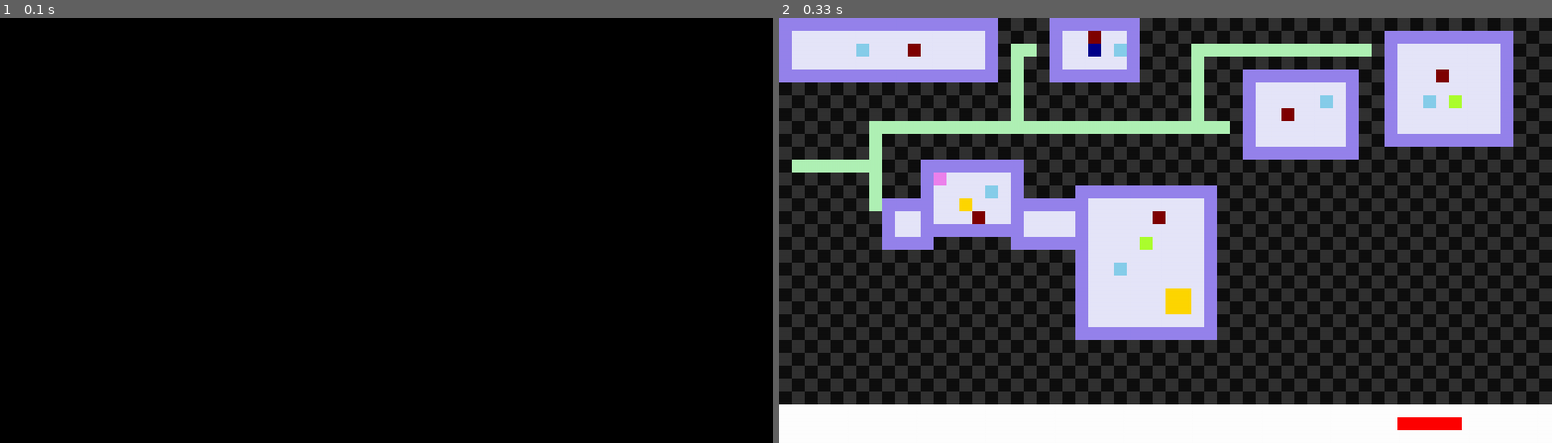
Above: before the commit, frames 1-2 (left to right).
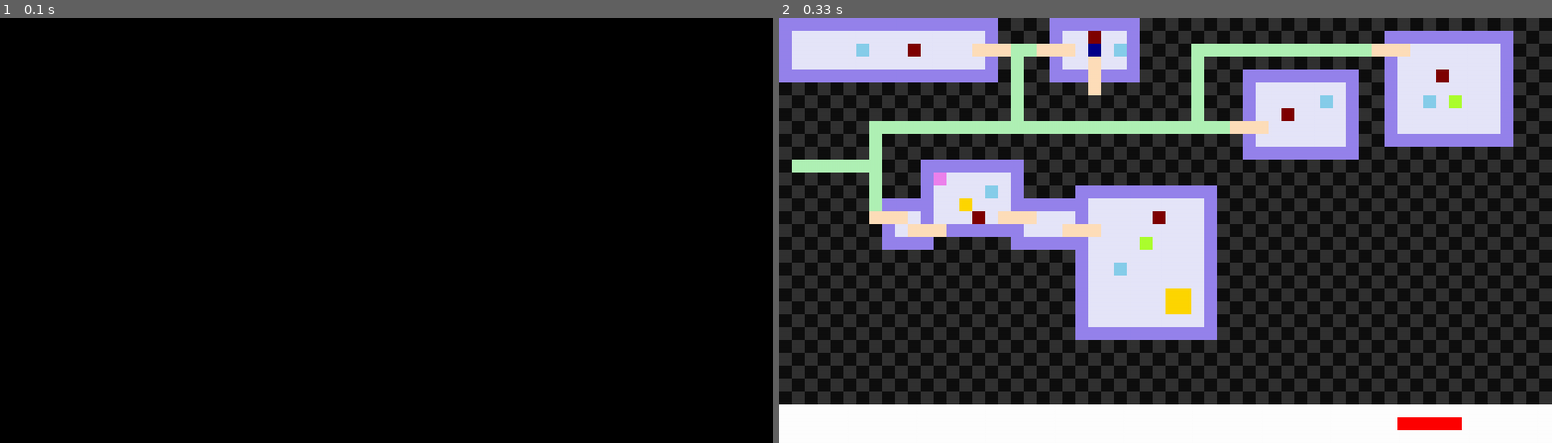
Above: after the commit, the same moments.

Repository: alice-ch/AP_Hackathon
Game: pygame game, started from main.py
Same seed, same stepped clock (60 frames per second), same inputs: the game is played once before the commit and once after it.
Inputs:
- Up to frame 1 (0.1 s): no input
- Up to frame 2 (0.33 s): no input

Frame 1 is identical in both runs. In frame 2, 1.4% of the frame differs, in the area x 11-82%, y 6-52%.

Commit message:
affichage portes

Diff:
--- a/main.py
+++ b/main.py
@@ -24,7 +24,7 @@
 ROOMS_LOCy = [0,0,14,11,14,13,4,1]
 
 DOORS_LOCx = [[15,16,17],[20,21,22],[24,24,24],[35,36,37],[46,47,48],[7,8,9],[10,11,12],[17,18,19],[22,23,24]]
-DOORS_LOCy = [[2,2,2],[2,2,2],[3,4,5],[7,7,7],[2,2,2],[15,15,15],[16,16,16],[15,15,15],[16,16,16]]
+DOORS_LOCy = [[2,2,2],[2,2,2],[3,4,5],[8,8,8],[2,2,2],[15,15,15],[16,16,16],[15,15,15],[16,16,16]]
 
 CORRIDORS_STARTx = [18,18,7,7,32,32,1]
 CORRIDORS_STARTy = [2,2,8,8,2,2,11]
@@ -102,14 +102,14 @@
                 for j in range(CORRIDORS_LENGTHy[a]):
                     rect = pygame.Rect((CORRIDORS_STARTx[a]+ i)* TILES_SIZE, (CORRIDORS_STARTy[a]+ j) * TILES_SIZE, TILES_SIZE, TILES_SIZE)
                     pygame.draw.rect(self.screen, CORRIDORS_COLOR, rect)
-                    self.forbidden_cases[i][j] = 0
+                    self.forbidden_cases[i,j] = 0
 
     def display_doors(self):
         for a in range(len(DOORS_LOCx)):
             for i in range(3) :
                 rect = pygame.Rect(DOORS_LOCx[a][i]* TILES_SIZE, DOORS_LOCy[a][i] * TILES_SIZE, TILES_SIZE, TILES_SIZE)
                 pygame.draw.rect(self.screen, DOORS_COLOR, rect)
-                self.forbidden_cases[DOORS_LOCx[a][i]][DOORS_LOCy[a][i]] = 0
+                self.forbidden_cases[DOORS_LOCy[a][i],DOORS_LOCx[a][i]] = 0
 
 
     def display(self):
@@ -119,6 +119,7 @@
         self.piece.display(self.screen)
         self.display_object()
         self.display_life()
+        self.display_doors()
 
 
     def display_object(self):
